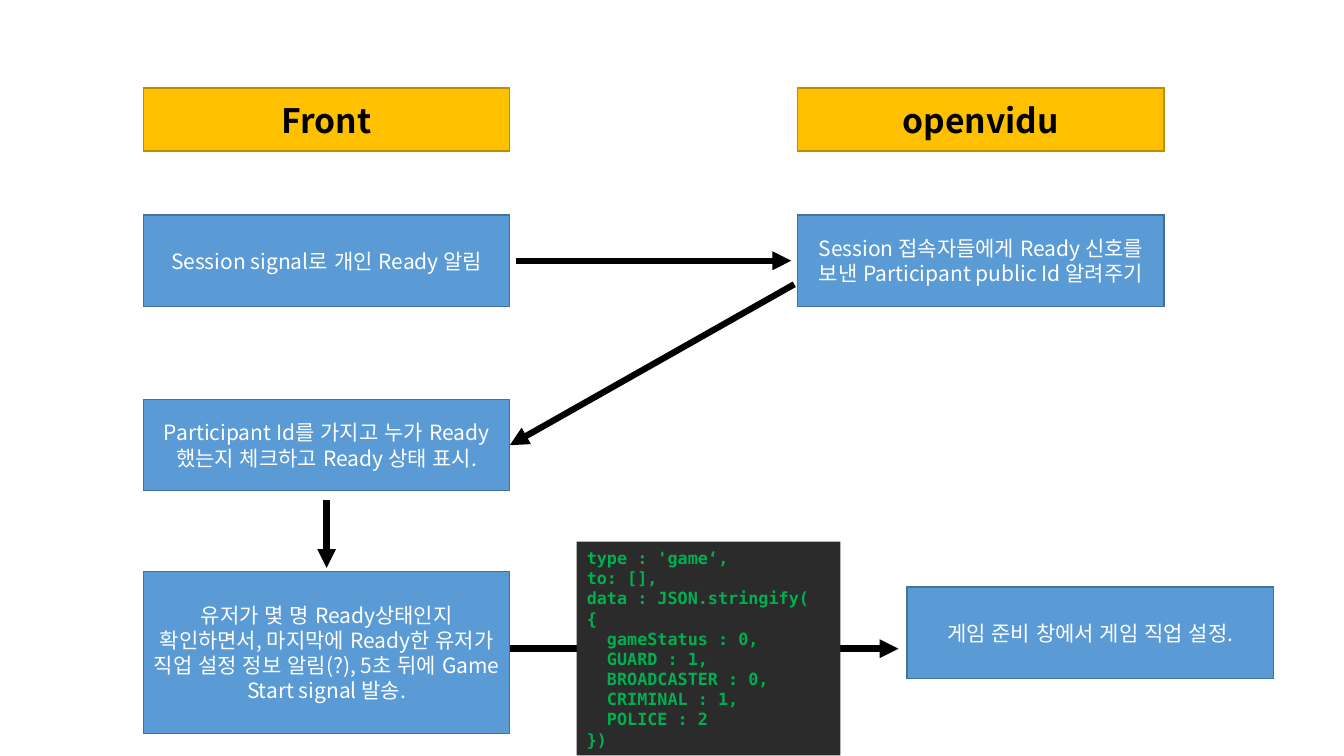
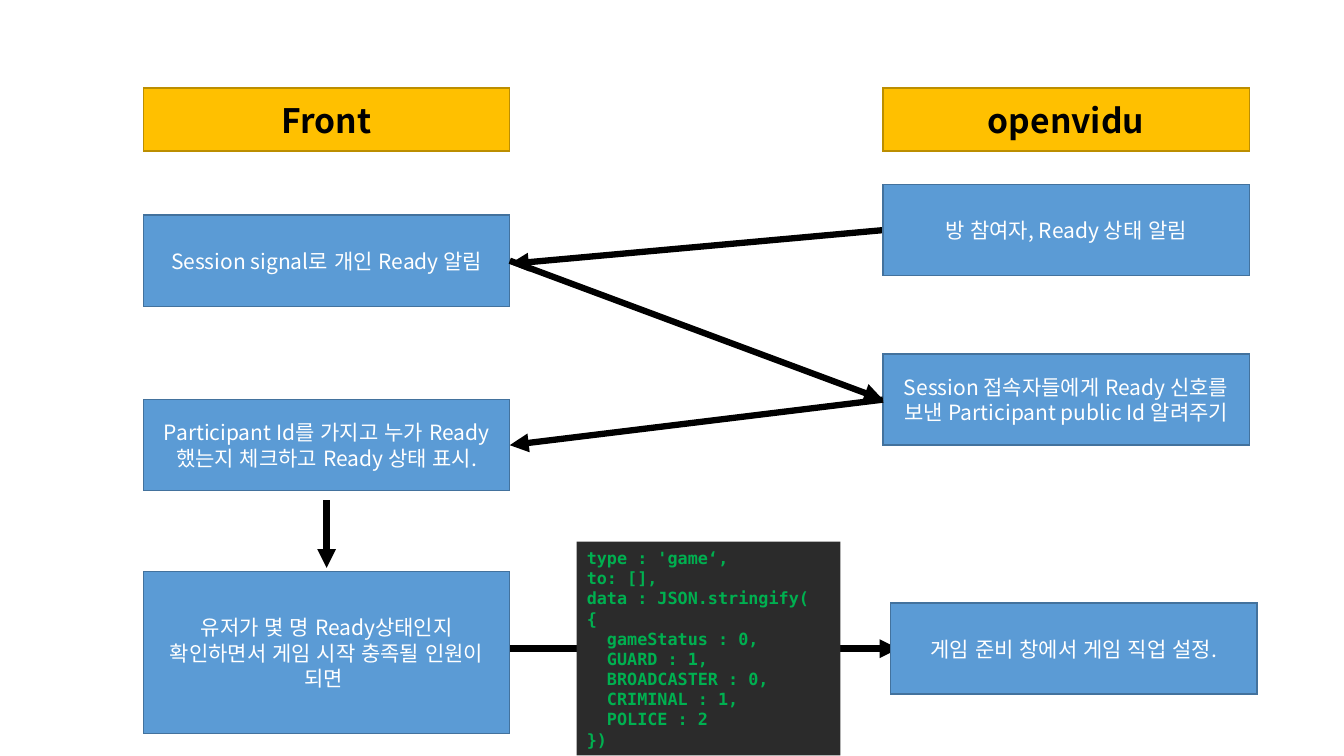
Before and after one commit to John-Kim93/silzick, a slide deck: slide 2 of docs/게임 설계서.pptx. Drawn at 1344x756 pixels with LibreOffice and Linux fonts; fonts in the diff are those of the drawing. Boxes give left, top, right and bottom in pixels: in the first picture for what was removed or moved away, otherwise in the second. Text is boxed around its words. In the diff, an @@ line names an element or a change of style, - is before the commit and + after.

Commit message:
DOCS gameSystem

```diff
--- a/docs/게임 설계서.pptx
+++ b/docs/게임 설계서.pptx
@@ rectangle "openvidu": place and size @@
-rectangle "openvidu" at (798,89,1164,151)
+rectangle "openvidu" at (883,89,1249,151)
@@ rectangle added at (883,185,1249,275), fill #5B9BD5, outline #43739E 1 pt, 15 pt, text #FFFFFF @@
+방 참여자, Ready 상태 알림
@@ arrow added from (883, 230) to (510, 264), #000000 4.5 pt @@
@@ arrow moved from (516, 261) - (791, 261) to (510, 261) - (883, 399) @@
@@ rectangle "Session 접속자들에게 Ready 신호를 보낸 ...": place and size @@
-rectangle "Session 접속자들에게 Ready 신호를 보낸 ..." at (798,215,1164,306)
+rectangle "Session 접속자들에게 Ready 신호를 보낸 ..." at (883,354,1249,445)
@@ arrow moved from (795, 284) - (510, 446) to (883, 399) - (510, 446) @@
@@ text in rectangle at (170,617,483,688): text changed @@
-유저가 몇 명 Ready상태인지 확인하면서, 마지막에 Ready한 유저가 직업 설정 정보 알림(?), 5초 뒤에 Game Start signal 발송.
+유저가 몇 명 Ready상태인지 확인하면서 게임 시작 충족될 인원이 되면
@@ rectangle "게임 준비 창에서 게임 직업 ...": place and size @@
-rectangle "게임 준비 창에서 게임 직업 ..." at (907,588,1273,679)
+rectangle "게임 준비 창에서 게임 직업 ..." at (891,603,1257,694)
```
Also in this commit, not shown: 4 other slides changed, 2 slides added, 1 slide removed.
